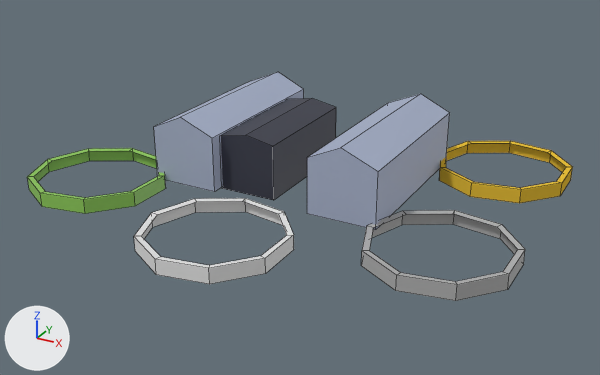
An edit to the Blender file AE Working models/barracks.blend, drawn before and after from the same camera.
Camera for both pictures: a 50 mm camera at (13.1, -24.1, 12.0) aimed at (0.3, -0.9, 0.4). The axes (+X, +Y, +Z) are drawn at lower left. The lights are the same throughout. The first picture is the older version. Mesh edges are drawn as thin lines.
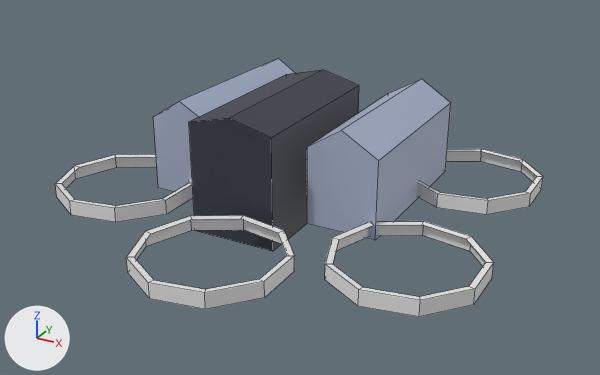
The edits, one by one:
me_cylinder_004 has 27 vertices, 18 faces and spans x -4.73..4.73, y -4.52..4.81, z -0.5..0.5.
me_cylinder_004 no longer uses material mat_material_001 (yellow #e7be3a).
me_cylinder_004 gains material mat_teamcolor (white #e7e7e7).
me_cylinder_005 has 27 vertices, 18 faces and spans x -4.73..4.73, y -4.52..4.81, z -0.5..0.5.
me_cylinder_005 no longer uses material mat_material_016 (green #8dc959).
me_cylinder_005 gains material mat_teamcolor (white #e7e7e7).
me_cylinder_007 has 27 vertices, 18 faces and spans x -4.73..4.73, y -4.52..4.81, z -0.5..0.5.
me_cylinder_007 no longer uses material mat_material_022 (grey #b0b0b0).
me_cylinder_007 gains material mat_teamcolor (white #e7e7e7).
Object 'Cube.026' (ob_cube_026) moves from (-1.33, 0.6, 1.09) to (-0.86, -0.27, 1.13).
Object 'Cube.026' (ob_cube_026) is rescaled from (0.51, 0.207, 0.25) to (0.686, 0.299, 0.498).
Object 'Cube.025' (ob_cube_025) is rescaled from (0.144, 0.332, 0.174) to (0.144, 0.332, 0.239).
Object 'Cube.027' (ob_cube_027) is rescaled from (0.144, 0.332, 0.174) to (0.144, 0.332, 0.239).
Object 'Cylinder.004' (ob_cylinder_004) moves from (5.88, 4.57, 0.18) to (5.15, 3.14, 0.18).
Object 'Cylinder.005' (ob_cylinder_005) moves from (-6.67, -3.32, 0.2) to (-5.34, -3.32, 0.2).
Object 'Cylinder.006' (ob_cylinder_006) moves from (-0.38, -5.15, 0.18) to (0.29, -6.31, 0.18).
Object 'Cylinder.007' (ob_cylinder_007) moves from (6.03, -2.51, 0.1) to (5.45, -3.76, 0.1).

Boxes [x1, y1, x2, y2] around the edits, measured in the pictures (600 x 375 px):
'Cube.026', moved, rescaled (47% wider, 77% taller)
    before: [221, 98, 336, 200]
    after: [189, 70, 359, 251]
'Cube.027', rescaled (18% taller)
    before: [307, 94, 450, 230]
    after: [307, 79, 450, 240]
'Cylinder.006', moved
    before: [134, 198, 294, 284]
    after: [126, 215, 294, 309]
'Cylinder.007', recoloured, moved
    before: [361, 210, 525, 301]
    after: [325, 221, 494, 317]
'Cube.025', rescaled (11% taller)
    before: [154, 72, 304, 192]
    after: [153, 58, 295, 191]
'Cylinder.005', recoloured, moved
    before: [27, 148, 166, 214]
    after: [55, 154, 193, 222]
'Cylinder.004', recoloured, moved
    before: [439, 141, 573, 203]
    after: [417, 149, 543, 215]
